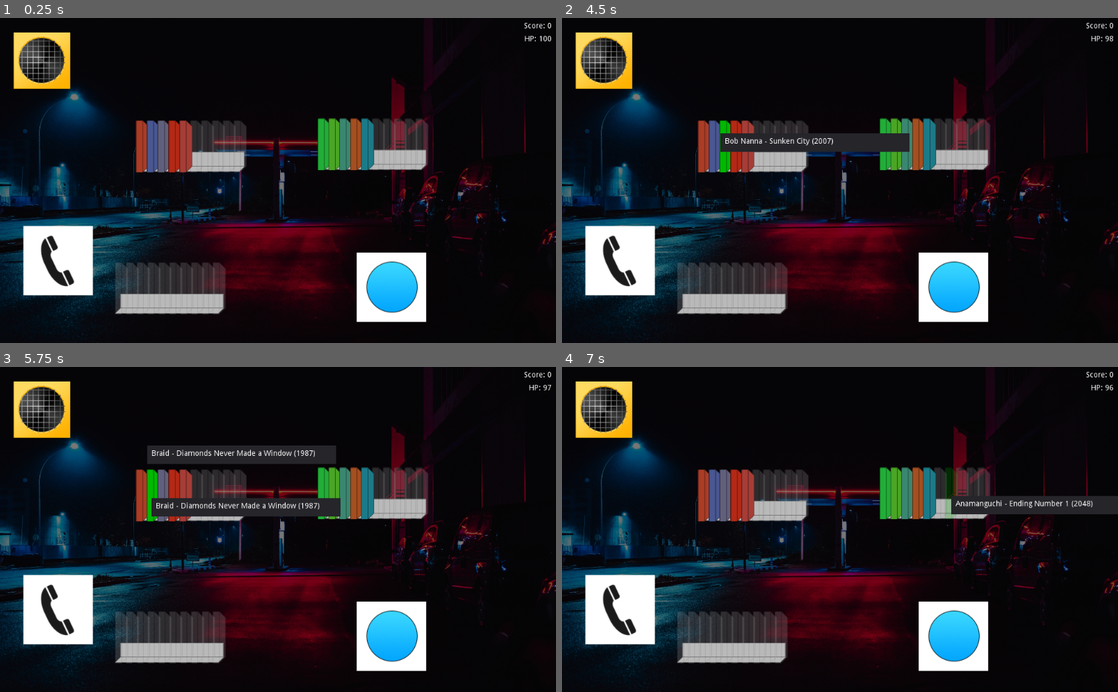
Above: before the commit, frames 1-4 (two rows, left to right).
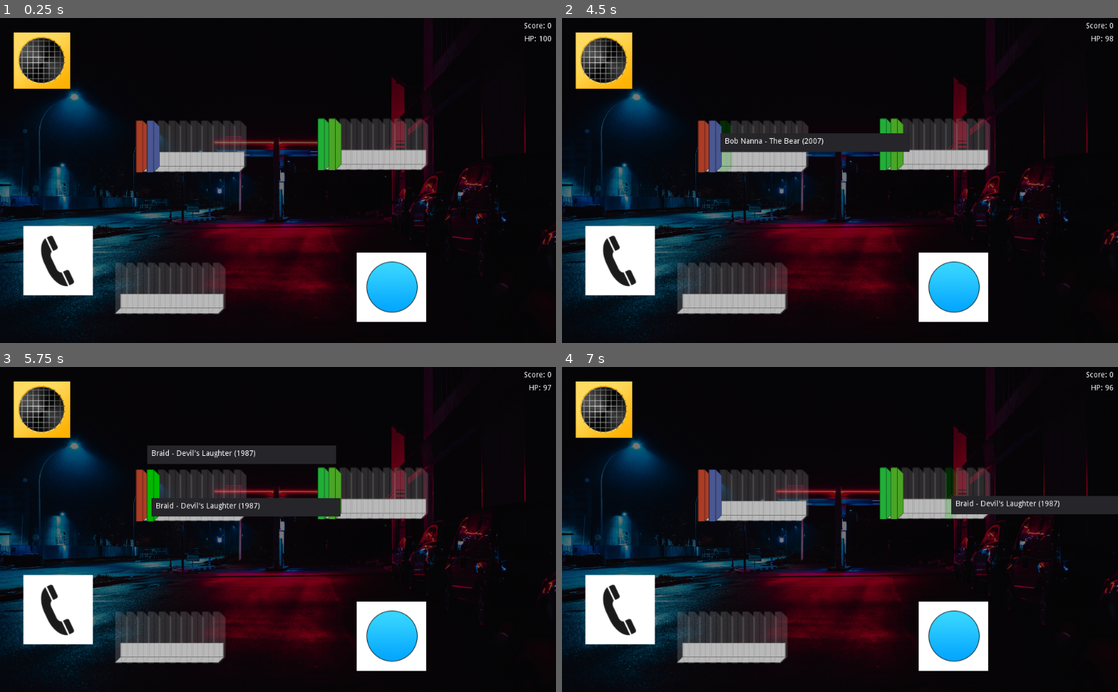
Above: after the commit, the same moments.

Repository: millwardesque/Save-Me-DJ
Game: Godot game, scene res://Main.tscn
Same seed, same stepped clock (60 frames per second), same inputs: the game is played once before the commit and once after it.
Inputs (mouse positions are in pixels of both pictures, inside the frame that each line leads up to):
- Up to frame 1 (0.25 s): no input
- Up to frame 2 (4.5 s): tap Enter at 0.5, 2, 3.5 s; drag from (756, 144) to (940, 144) at 0.52 s; tap Space at 1.25, 2.75, 4.25 s; drag from (767, 144) to (940, 144) at 1.27 s; move the mouse to (778, 144) at 2.02 s; click (778, 144) at 2.17 s; drag from (789, 144) to (951, 144) at 2.77 s; drag from (801, 144) to (867, 180) at 3.52 s; drag from (701, 144) to (756, 99) at 4.27 s
- Up to frame 3 (5.75 s): move the mouse to (150, 493) at 5.02 s; click (150, 493) at 5.17 s
- Up to frame 4 (7 s): drag from (723, 493) to (940, 493) at 5.77 s; drag from (734, 493) to (951, 493) at 6.52 s

The runs differ from the first frame. In frame 1, 1.9% of the frame differs, in the area x 28-68%, y 30-48%; in frame 2, 1.7%; in frame 3, 2.1%; in frame 4, 2.2%, in the area x 28-96%, y 30-48%.

Commit message:
More UI stuff

Diff:
--- a/AlbumLibrary.gd
+++ b/AlbumLibrary.gd
@@ -73,13 +73,6 @@
 	"Acceptance",
 	"Hell Frozen Rain",
 	"Rose Cat",
-	"Castlevania: Symphony of the Night 'The Devil Inside (Italo Disco Mix)' OC ReMix",
-	"Bust a Groove 'Bust This Groove '81' OC ReMix",
-	"DarXide 'Starman (don't lose yourself)' OC ReMix",
-	"Mega Man 2 'For You' OC ReMix",
-	"I'll Fly You (nel cielo notturno) [Paternal Horn]",
-	"NiGHTS into dreams... 'Dreams Dreams (Disco NiGHTS Mix)' OC ReMix",
-	"Heroes in a Half-Shell (Teenage Mutant Ninja Turtles)",
 	"Obsolete",
 	"Anumbra",
 	"Intro",
@@ -127,10 +120,6 @@
 	"The Verse",
 	"Fly Away",
 	"Fear the Dark",
-	"Bonus Round 1: Dark Places Remix",
-	"Bonus Round 2: Heart of the Forest Remix",
-	"Bonus Round 3: minibadass (Boss Fraught Remix)",
-	"Bonus Round 4: Marian - Travelling",
 	"Trailer",
 	"Mother's Day",
 	"Adventure Time",
@@ -153,24 +142,13 @@
 	"Facing the Task",
 	"Shortnin' Bread",
 	"Hushabye",
-	"Mega Man 2 'Heat Man (Ignition Mix)' OC ReMix",
 	"Flight of the Zinger",
 	"Zidane's Theme",
-	"Foolproof Love Letter Scheme",
 	"Return of the Evil Mist",
 	"Lindblum",
-	"Secret of Monkey Island 'Voodoo, Roots 'n Grog' OC ReMix",
 	"Lo-Gear Title",
 	"Lo-Gear Attract Sounds",
 	"Lo-Gear Level 1-1",
-	"Lo-Gear Level 1-2",
-	"Lo-Gear Level 2-1",
-	"Lo-Gear Level 2-2",
-	"Lo-Gear Boss",
-	"Lo-Gear Level 3-1",
-	"Lo-Gear Level 3-2",
-	"Lo-Gear Level 4-1",
-	"Lo-Gear Level 4-2",
 	"Lo-Gear End",
 	"Pink Bubblegum Man",
 	"The Waiting",
@@ -229,7 +207,6 @@
 	"Good One, Miosky",
 	"Bowman's Tower",
 	"Musth",
-	"Falsified Confessions For Fr. Joe",
 	"Galdralag",
 	"Polycephaly",
 	"3 Eyeball Ghost",
--- a/Events.gd
+++ b/Events.gd
@@ -15,3 +15,4 @@
 
 signal phone_contextual_action(phone)
 signal phone_caller_hangup(phone)
+signal phone_update_message(phone, new_message)
--- a/Main.gd
+++ b/Main.gd
@@ -1,6 +1,7 @@
 extends Node
 
 export (PackedScene) var Album
+export (int) var starting_albums_per_shelf = 1
 var Events
 var selected_album
 var active_question = null
@@ -27,12 +28,13 @@
 
 	Events.connect('phone_contextual_action', self, '_on_phone_contextual_action')
 	Events.connect('phone_caller_hangup', self, '_on_phone_caller_hangup')
+	Events.connect('phone_update_message', self, '_on_phone_update_message')
 
 	hp_set(max_hp)
 
 	score_set(0)
 
-	for i in range(0, 5):
+	for i in range(0, starting_albums_per_shelf):
 		$AlbumShelf.remove_album(i)
 		$AlbumShelf.add_album(i, Album.instance())
 
@@ -130,9 +132,9 @@
 
 		if active_question != null:
 			if $Phone.check_album(record_player.album):
-				end_call($Phone)
 				score_set(score + 1)
 				hp_set(hp + 5)
+				$Phone.question_answered()
 			else:
 				$PhoneSpeaker/PhoneDialogBox.set_message("Nah, try again! " + active_question['question'])
 
@@ -149,6 +151,9 @@
 func _on_phone_caller_hangup(phone):
 	end_call(phone)
 
+func _on_phone_update_message(phone, new_message):
+	$PhoneSpeaker/PhoneDialogBox.set_message(new_message)
+
 func _on_NoAnswerPhoneTimer_timeout():
 	end_call($Phone)
 
--- a/Main.tscn
+++ b/Main.tscn
@@ -13,6 +13,7 @@
 [node name="Main" type="Node"]
 script = ExtResource( 2 )
 Album = ExtResource( 3 )
+starting_albums_per_shelf = 2
 
 [node name="Wallpaper" type="Sprite" parent="."]
 modulate = Color( 0.470588, 0.462745, 0.462745, 1 )
--- a/Phone.gd
+++ b/Phone.gd
@@ -59,6 +59,7 @@
 			generate_question = check_album(currently_playing)
 
 	$CallDurationTimer.start()
+	$CallTimerPerSecond.start()
 	return active_question
 
 func end_call():
@@ -67,6 +68,8 @@
 	active_question = null
 	$AnimatedSprite.set_modulate(Color(1.0, 1.0, 1.0))
 	$CallDurationTimer.stop()
+	$CallTimerPerSecond.stop()
+	$EndCallThanksTimer.stop()
 
 func check_album(album):
 	if active_question:
@@ -107,6 +110,13 @@
 	if question["answer_predicates"].has("title"):
 		question["answer_predicates"]["title"] = title
 
+func question_answered():
+	Events.emit_signal('phone_update_message', self, "Thanks a ton!")
+	$CallDurationTimer.stop()
+	$CallTimerPerSecond.stop()
+	$EndCallThanksTimer.start()
+
+
 func _on_Phone_input_event(_viewport, event, _shape_idx):
 	if (event.is_pressed() and event.button_index == BUTTON_RIGHT):
 		Events.emit_signal('phone_contextual_action', self)
@@ -114,3 +124,15 @@
 
 func _on_CallDurationTimer_timeout():
 	Events.emit_signal('phone_caller_hangup', self)
+
+
+func _on_CallTimerPerSecond_timeout():
+	var call_elapsed = $CallDurationTimer.wait_time - $CallDurationTimer.time_left
+	var call_elapsed_pct = call_elapsed / $CallDurationTimer.wait_time
+
+	if call_elapsed_pct > 0.5:
+		Events.emit_signal('phone_update_message', self, "Hurray up, man!\n" + active_question.question)
+
+
+func _on_EndCallThanksTimer_timeout():
+	Events.emit_signal('phone_caller_hangup', self)
--- a/Phone.tscn
+++ b/Phone.tscn
@@ -28,5 +28,11 @@
 
 [node name="CallDurationTimer" type="Timer" parent="."]
 wait_time = 10.0
+
+[node name="CallTimerPerSecond" type="Timer" parent="."]
+
+[node name="EndCallThanksTimer" type="Timer" parent="."]
 [connection signal="input_event" from="." to="." method="_on_Phone_input_event"]
 [connection signal="timeout" from="CallDurationTimer" to="." method="_on_CallDurationTimer_timeout"]
+[connection signal="timeout" from="CallTimerPerSecond" to="." method="_on_CallTimerPerSecond_timeout"]
+[connection signal="timeout" from="EndCallThanksTimer" to="." method="_on_EndCallThanksTimer_timeout"]
--- a/TODOS.gd
+++ b/TODOS.gd
@@ -1,12 +1,12 @@
 ### NEXT MILESTONE ###
 # @TODO Basic UI
-#	- Messages from waiting caller at various periods indicating impatience (or people dying)
 #	- Colour of caller message (or phone?) indicates time remaining
-#	- 'Thanks' message from caller on success
-# @IDEA Drag-and-drop?
+# @BUG Incorrect overlap in albums on shelf sometimes. Reorder in scene graph manually?
+# @BUG Handle too-long album strings in dialog boxes
 
 ### BACKLOG ###
 # @TODO Limit album string length when generating albums
+# @TODO More variety in phone messages (esp. preamble, time running out messages, etc.)
 # @TODO Setting / story
 # @TODO Levels or play until death?
 # @TODO Difficulty curve
@@ -30,3 +30,4 @@
 # @IDEA Limit how many albums can be added to inbox
 # @IDEA Start with only a small number of albums to permit sorting
 # @TODO Calculate album.position.y when calling AlbumShelf@album_add instead of hardcoding
+# @IDEA Drag-and-drop?
